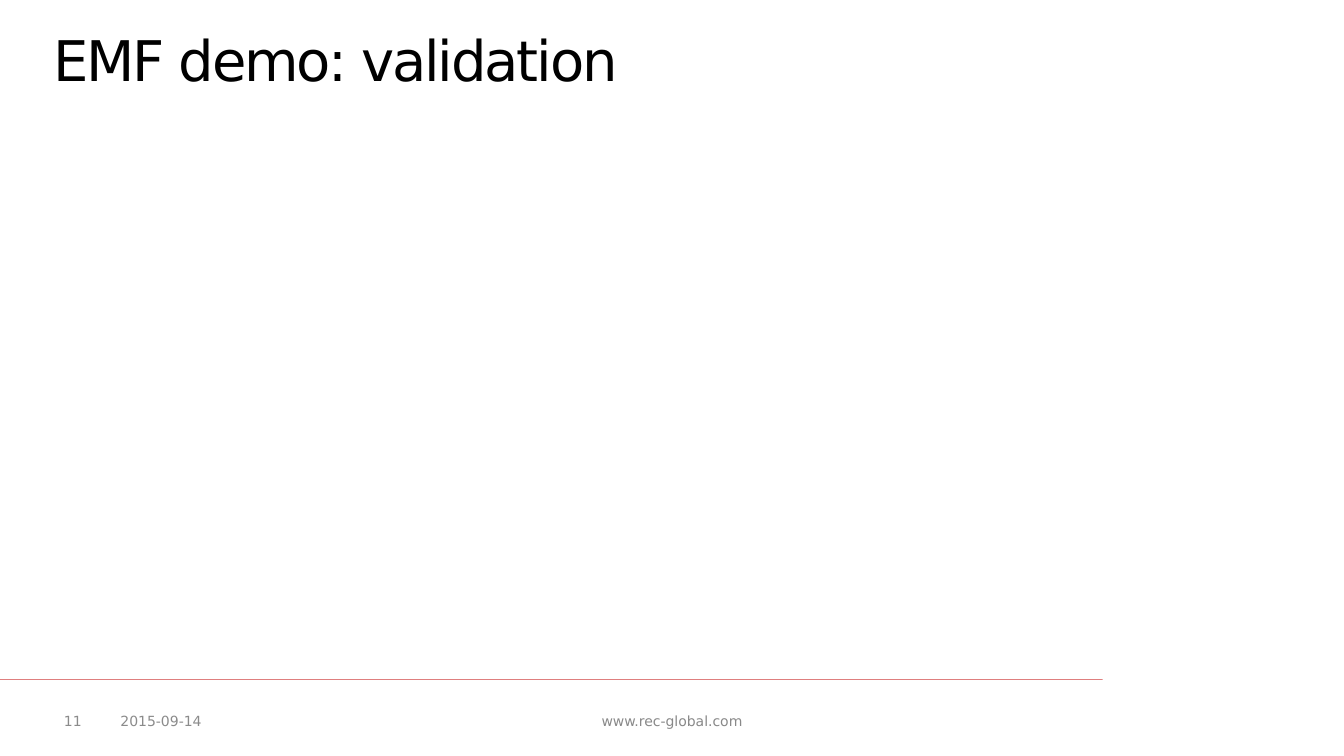
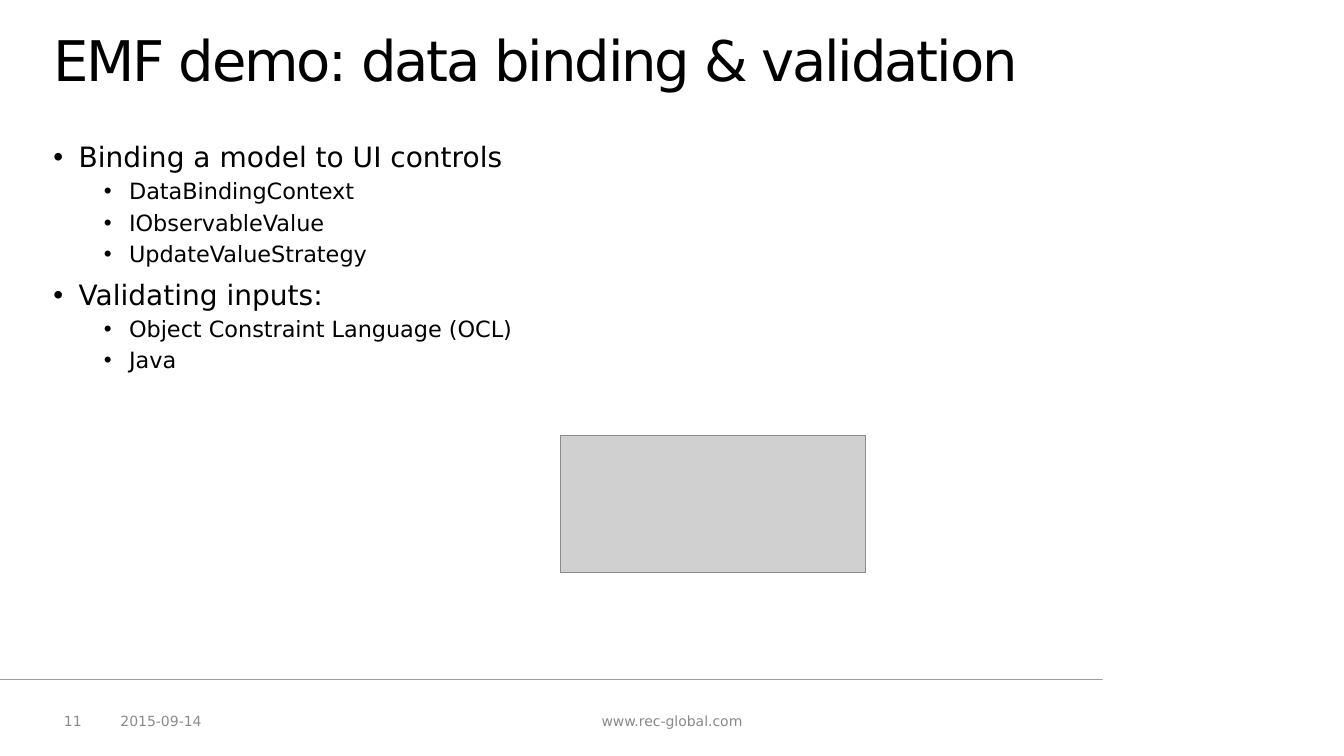
Before and after one commit to p-zalejko/jug_emf, a slide deck: slide 11 of JUG - EMF.pptx. Drawn at 1344x756 pixels with LibreOffice and Linux fonts; fonts in the diff are those of the drawing; grey boxes stand for pictures; background and template pictures are left out. Boxes give left, top, right and bottom in pixels: in the first picture for what was removed or moved away, otherwise in the second. Text is boxed around its words. In the diff, an @@ line names an element or a change of style, - is before the commit and + after.

Commit message:
added a data binding example

```diff
--- a/JUG - EMF.pptx
+++ b/JUG - EMF.pptx
@@ title at (53,38,1018,92): text changed @@
-EMF demo: validation
+EMF demo: data binding & validation
@@ text added at (79,145,512,373), 16 pt, text #000000 @@
+• Binding a model to UI controls
+  • DataBindingContext
+  • IObservableValue
+  • UpdateValueStrategy
+• Validating inputs:
+  • Object Constraint Language (OCL)
+  • Java
@@ picture added at (561,436,866,572) @@
```
Also in this commit, not shown: 3 other slides changed, 1 slide added, 4 other files.
